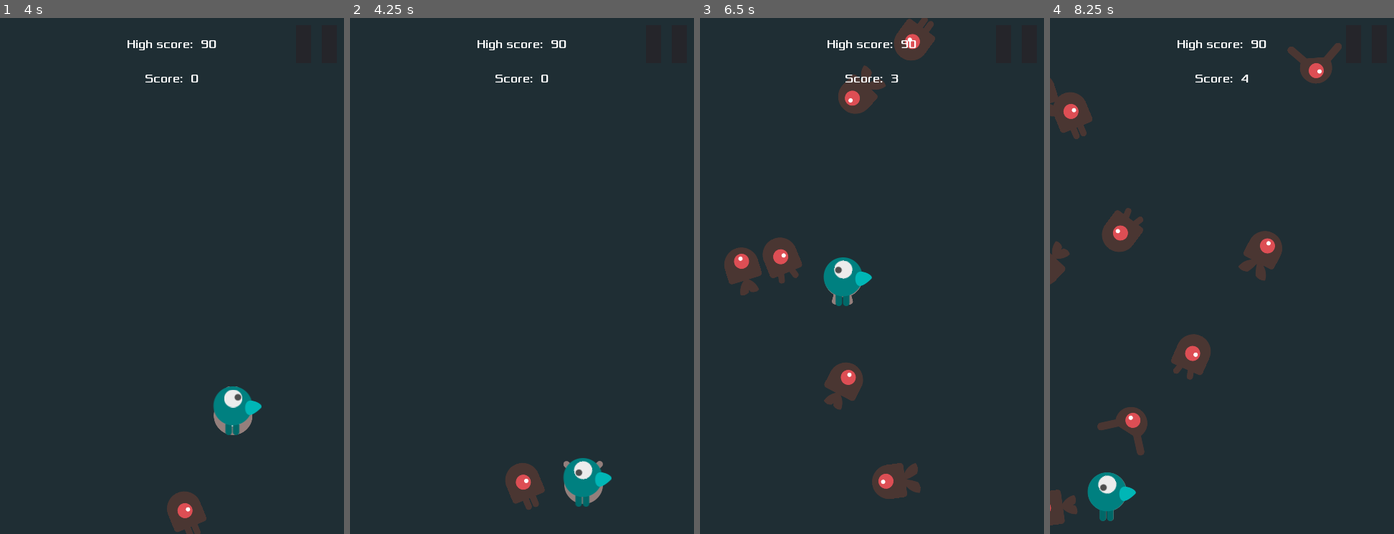
Above: before the commit, frames 1-4 (left to right).
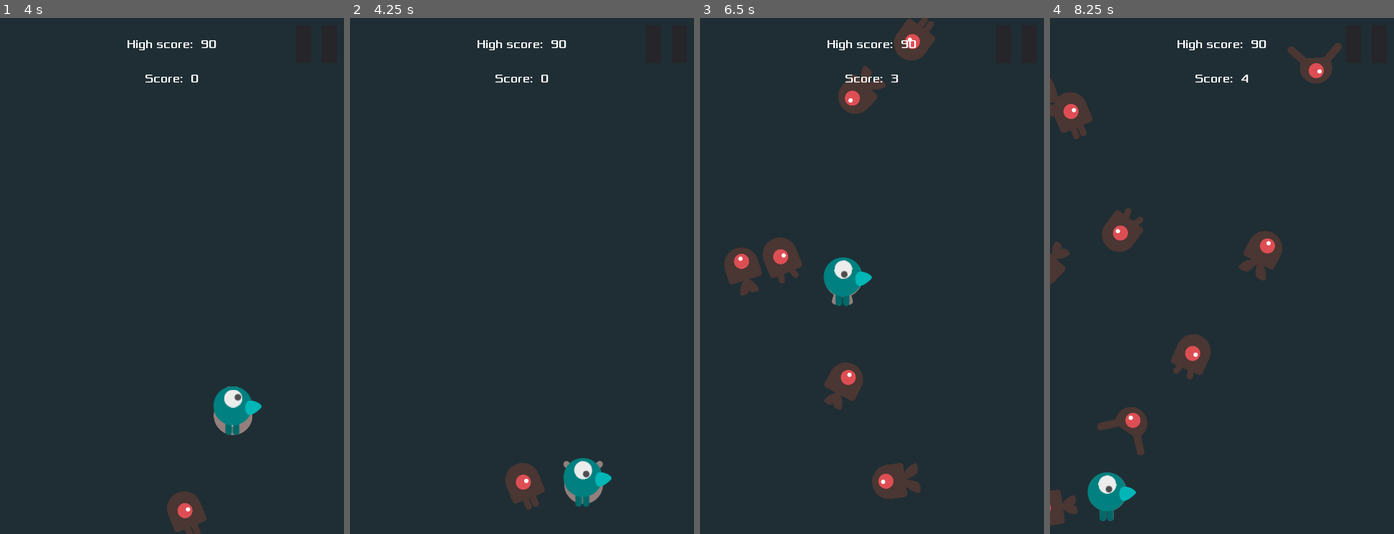
Above: after the commit, the same moments.

Repository: AlixBarreaux/dodge-the-beasties
Game: Godot game, scene res://scenes/Main.tscn
Two runs of this game, one before a commit and one after it. Both use one fixed random seed, a clock stepped at 60 frames per second and the inputs below.
Inputs (mouse positions are in pixels of both pictures, inside the frame that each line leads up to):
- Up to frame 1 (4 s): click "Play" at 0.5 s; click (316, 43) at 1.25 s; click "Resume" at 2 s; tap Enter at 2.75 s; hold D (move_right) 2.78-3.53 s; hold S (move_down) from 3.53 s (still down)
- Up to frame 2 (4.25 s): keep holding S (move_down)
- Up to frame 3 (6.5 s): release S (move_down) at 4.28 s; hold D (move_right) 4.28-5.03 s; hold W (move_up) 5.03-5.78 s; hold A (move_left) from 5.78 s (still down)
- Up to frame 4 (8.25 s): release A (move_left) at 7.28 s; hold S (move_down) 7.28-8.03 s; hold D (move_right) from 8.03 s (still down)

Frame 1 is identical in both runs. In frame 2, less than 0.1% of the frame differs, in the area x 65-71%, y 85-90%; in frame 3, less than 0.1%, in the area x 38-45%, y 46-51%; in frame 4, less than 0.1%.

Commit message:
Rotate player's eye sprite smoothly to the last enemy

Diff:
--- a/scripts/player.gd
+++ b/scripts/player.gd
@@ -6,6 +6,7 @@
 
 
 export var current_speed: int = 400
+var eye_rotation_speed: float = 0.08
 
 var direction: Vector2 = Vector2(0.0, 0.0)
 var screen_size = Vector2(0.0, 0.0)
@@ -77,9 +78,13 @@
 
 	if self.eye_target != null:
 		if is_instance_valid(self.eye_target):
-			eye_sprite.look_at(self.eye_target.global_position)
+			eye_sprite.rotation = lerp_angle(eye_sprite.rotation,
+			(
+				self.eye_target.global_position - eye_sprite.global_position).normalized().angle(),
+				eye_rotation_speed
+			)
 		else:
-			eye_sprite.rotation_degrees = 0
+			eye_sprite.rotation = lerp_angle(eye_sprite.rotation, 0.0, eye_rotation_speed)
 
 
 ############################### DECLARE FUNCTIONS ##############################
